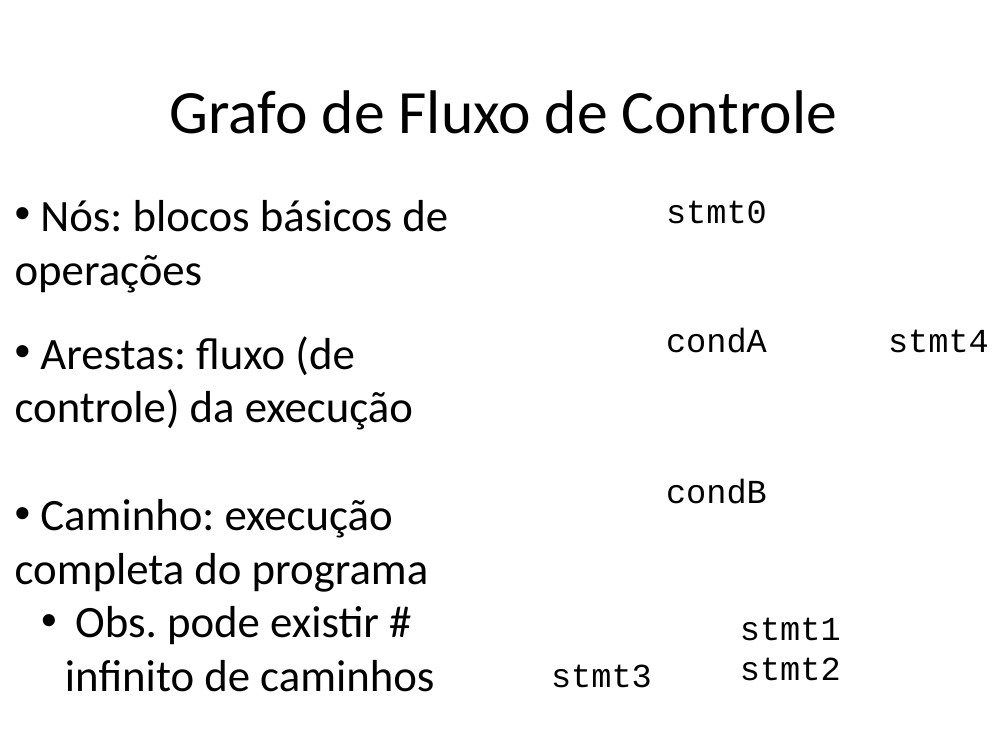
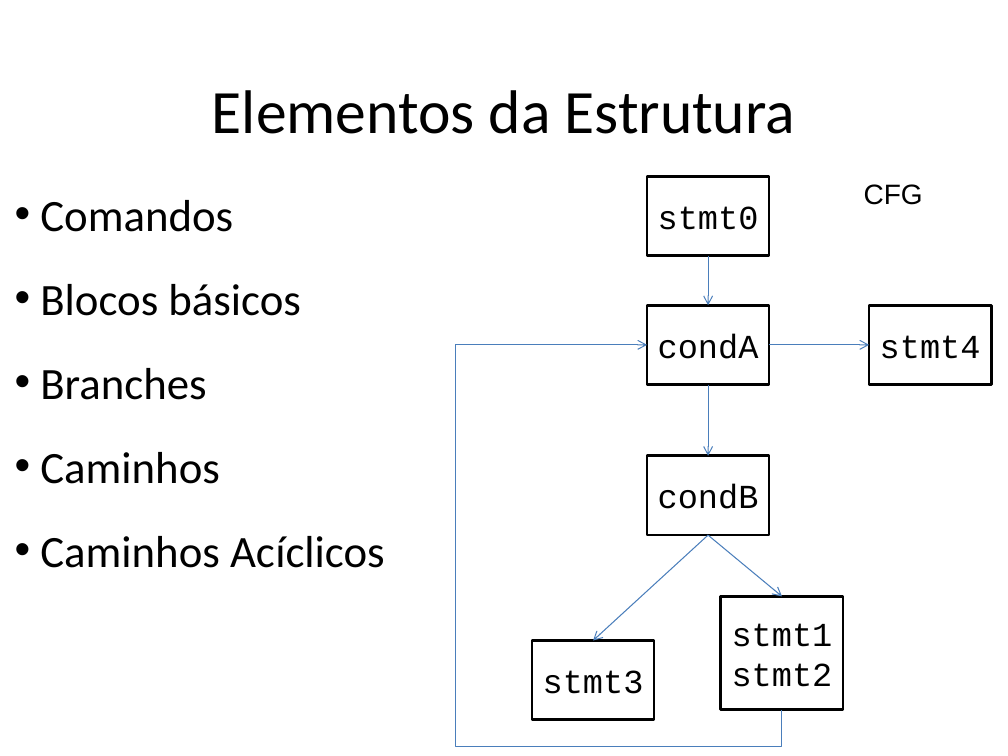
Before and after one commit to STAR-RG/testing-cin, a slide deck: slide 78 of slides.pptx. Drawn at 1008x756 pixels with LibreOffice and Linux fonts; fonts in the diff are those of the drawing. Boxes give left, top, right and bottom in pixels: in the first picture for what was removed or moved away, otherwise in the second. Text is boxed around its words. In the diff, an @@ line names an element or a change of style, - is before the commit and + after.

```diff
--- a/slides.pptx
+++ b/slides.pptx
@@ text at box(212, 90, 795, 134): text changed @@
-Grafo de Fluxo de Controle
+Elementos da Estrutura
@@ text at box(40, 200, 385, 568): text changed @@
-• Nós: blocos básicos de operações
-• Arestas: fluxo (de controle) da execução
-• Caminho: execução completa do programa
-  • Obs. pode existir # infinito de caminhos
+• Comandos
+• Blocos básicos
+• Branches
+• Caminhos
+• Caminhos Acíclicos
@@ text added at box(864, 184, 923, 205), 20 pt, text #000000 @@
+CFG
@@ arrow added from (708, 256) to (708, 305), #4B7EBC 0.75 pt @@
@@ 6 rectangles: place and size @@
-6 rectangles at box(551, 200, 989, 688)
+6 rectangles at box(532, 176, 991, 720)
@@ fill none to #FFFFFF; outline none to #000000 2 pt in 6 elements at box(532, 640, 654, 720), box(647, 456, 769, 535), box(647, 305, 769, 385), box(647, 176, 769, 256), box(721, 597, 843, 711), box(869, 305, 991, 385) @@
@@ elbow arrow added from (782, 710) to (647, 345), #4B7EBC 0.75 pt @@
@@ arrow added from (769, 345) to (869, 345), #4B7EBC 0.75 pt @@
@@ arrow added from (708, 384) to (708, 456), #4B7EBC 0.75 pt @@
@@ arrow added from (708, 535) to (593, 640), #4B7EBC 0.75 pt @@
@@ arrow added from (709, 535) to (782, 597), #4B7EBC 0.75 pt @@
```
Also in this commit, not shown: 11 other slides changed, 2 slides removed.
